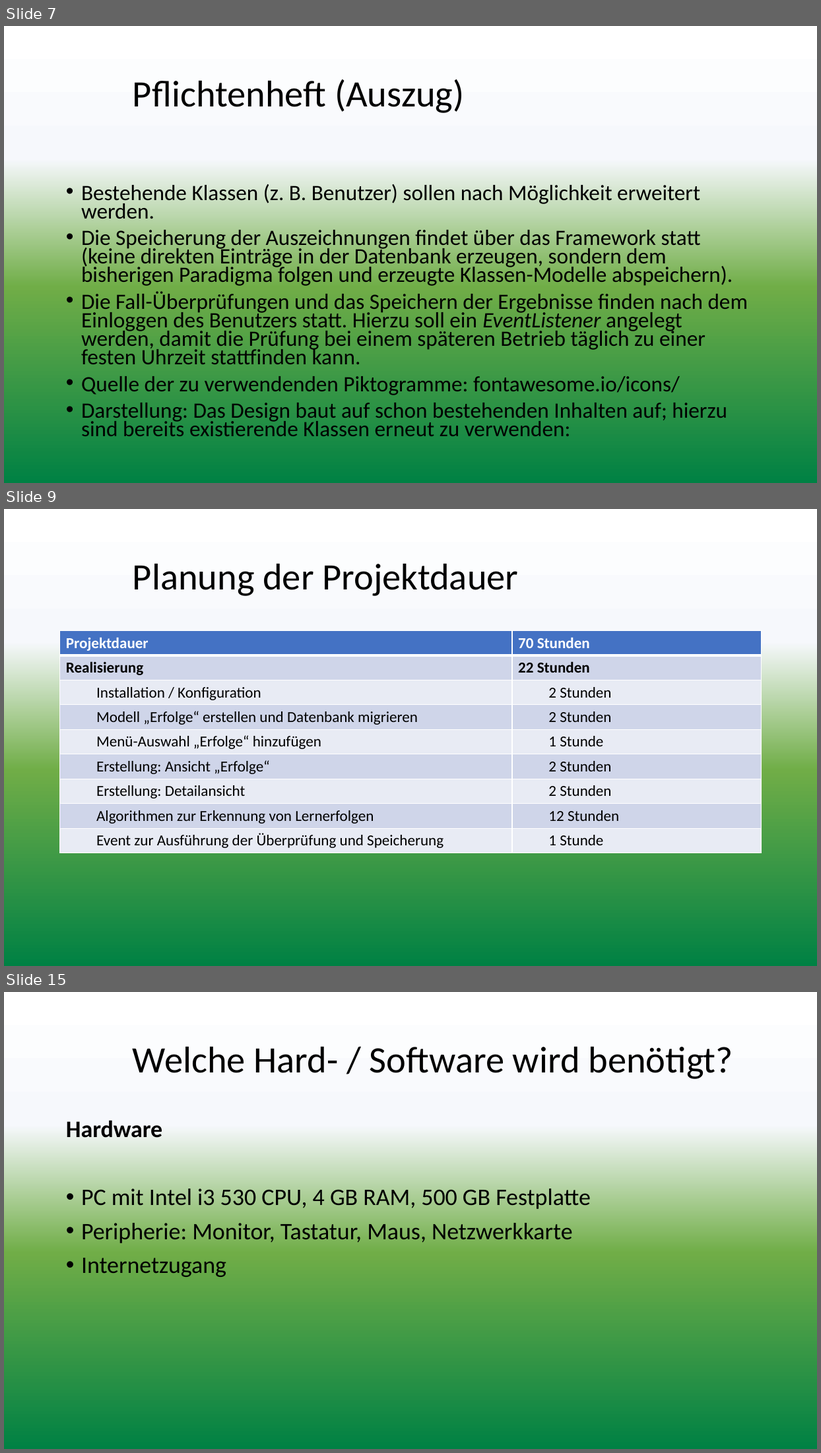
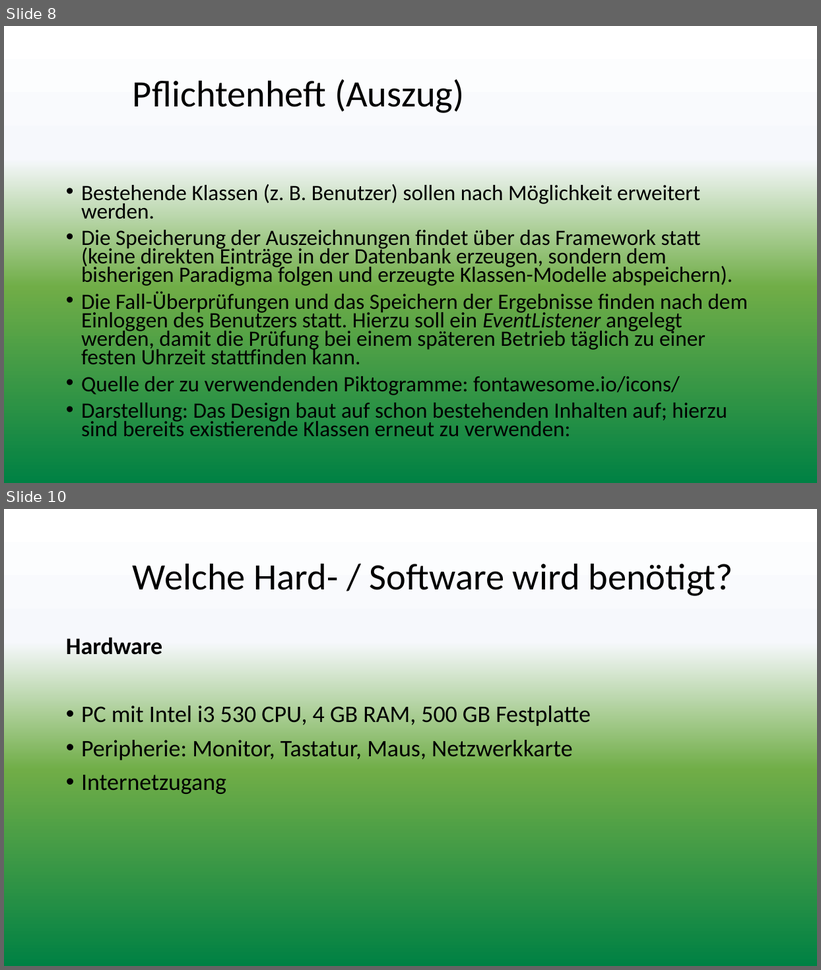
Before and after one commit to hgreis/IHK, a slide deck: presentation/Präsentation.pptx. Shown one above the other, each under a label of ours: slides 7, 9 and 15 before the commit, slides 8 and 10 after it; the slides between them are not shown. The pictures are 821x1453 and 821x970 pixels, drawn with LibreOffice and Linux fonts; fonts in the diff are those of the drawing; background and template pictures are left out. Boxes give left, top, right and bottom in pixels: in the first picture for what was removed or moved away, otherwise in the second. Text is boxed around its words. In the diff, an @@ line names an element or a change of style, - is before the commit and + after.

```diff
--- a/presentation/Präsentation.pptx
+++ b/presentation/Präsentation.pptx
@@ slide 9 removed at [4,509,817,966], background gradient #FFFFFF to #F6F8FC to #70AD47 to #008144 to #018243 @@
@@ title removed at [133,563,518,596] @@
-Planung der Projektdauer
@@ table removed at [60,631,762,854], 9 rows, 2 columns @@
-Projektdauer | 70 Stunden
-Realisierung | 22 Stunden
-Installation / Konfiguration | 2 Stunden
-Modell „Erfolge“ erstellen und Datenbank migrieren | 2 Stunden
-Menü-Auswahl „Erfolge“ hinzufügen | 1 Stunde
-Erstellung: Ansicht „Erfolge“ | 2 Stunden
-Erstellung: Detailansicht | 2 Stunden
-Algorithmen zur Erkennung von Lernerfolgen | 12 Stunden
-Event zur Ausführung der Überprüfung und Speicherung | 1 Stunde
@@ what was slide 7 is now slide 8 @@
@@ what was slide 15 is now slide 10 @@
```
Also in this commit, not shown: 4 slides changed, 1 slide added, 14 other slides removed.
